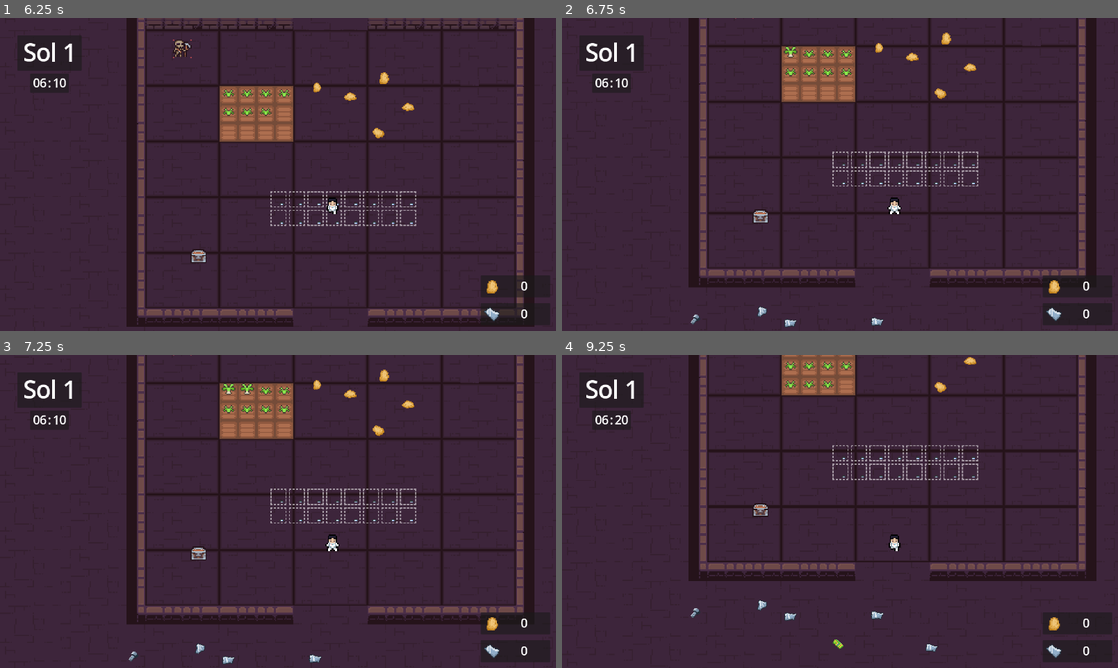
Above: before the commit, frames 1-4 (two rows, left to right).
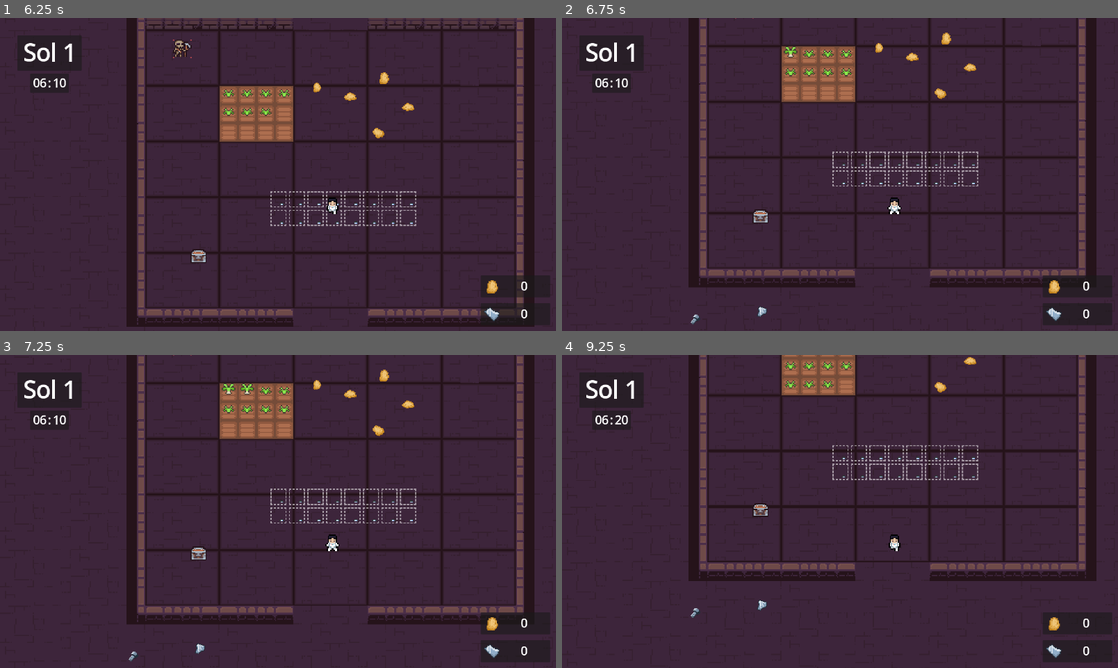
Above: after the commit, the same moments.

Repository: Saj-Hoque/MissionSpud
Game: Godot game, scene res://Menu/menu.tscn
The game is run twice, just before and just after one commit, with the same random seed, the same clock (stepped at 60 frames per second) and the same inputs.
Inputs (mouse positions are in pixels of both pictures, inside the frame that each line leads up to):
- Up to frame 1 (6.25 s): click "Start" at 0.5 s; tap Enter at 1.25, 2.75, 5 s; drag from (250, 108) to (333, 105) at 1.27 s; tap Space at 2, 4.25, 5.75 s; drag from (266, 108) to (250, 237) at 2.02 s; move the mouse to (289, 108) at 2.77 s; hold D (right) 2.78-3.5 s; hold E (interact) 2.78-3.5 s; click (289, 108) at 2.92 s; drag from (294, 108) to (111, 127) at 3.52 s; drag from (227, 124) to (305, 174) at 4.27 s; drag from (244, 124) to (194, 96) at 5.02 s; move the mouse to (266, 124) at 5.77 s; hold S (down) from 5.78 s (still down); hold E (interact) from 5.78 s (still down); click (266, 124) at 5.92 s
- Up to frame 2 (6.75 s): release S (down) at 6.5 s; release E (interact) at 6.5 s; drag from (845, 83) to (728, 190) at 6.52 s
- Up to frame 3 (7.25 s): no input
- Up to frame 4 (9.25 s): drag from (789, 430) to (895, 442) at 7.27 s; drag from (806, 430) to (812, 574) at 8.02 s; move the mouse to (828, 430) at 8.77 s; hold S (down) from 8.78 s (still down); hold E (interact) from 8.78 s (still down); click (828, 430) at 8.92 s

Frame 1 is identical in both runs. In frame 2, less than 0.1% of the frame differs, in the area x 40-58%, y 95-99%; in frame 3, less than 0.1%; in frame 4, 0.2%, in the area x 40-68%, y 81-95%.

Commit message:
rename folders and assets

Diff:
--- a/Player/player.tscn
+++ b/Player/player.tscn
@@ -1,102 +1,102 @@
 [gd_scene load_steps=30 format=3 uid="uid://cwjgbr46fplpk"]
 
 [ext_resource type="Script" path="res://Player/player.gd" id="1_76ck6"]
-[ext_resource type="Texture2D" uid="uid://desaiymp8br2y" path="res://Player/spaceman_sprit.png" id="2_d0fjy"]
+[ext_resource type="Texture2D" uid="uid://desaiymp8br2y" path="res://Assets/Player/spaceman_sprite.png" id="3_ohn57"]
 
 [sub_resource type="AtlasTexture" id="AtlasTexture_q48k4"]
-atlas = ExtResource("2_d0fjy")
+atlas = ExtResource("3_ohn57")
 region = Rect2(0, 0, 32, 32)
 
 [sub_resource type="AtlasTexture" id="AtlasTexture_b3533"]
-atlas = ExtResource("2_d0fjy")
+atlas = ExtResource("3_ohn57")
 region = Rect2(32, 0, 32, 32)
 
 [sub_resource type="AtlasTexture" id="AtlasTexture_u3mwu"]
-atlas = ExtResource("2_d0fjy")
+atlas = ExtResource("3_ohn57")
 region = Rect2(64, 0, 32, 32)
 
 [sub_resource type="AtlasTexture" id="AtlasTexture_38ekn"]
-atlas = ExtResource("2_d0fjy")
+atlas = ExtResource("3_ohn57")
 region = Rect2(96, 0, 32, 32)
 
 [sub_resource type="AtlasTexture" id="AtlasTexture_v83lu"]
-atlas = ExtResource("2_d0fjy")
+atlas = ExtResource("3_ohn57")
 region = Rect2(0, 96, 32, 32)
 
 [sub_resource type="AtlasTexture" id="AtlasTexture_w82ut"]
-atlas = ExtResource("2_d0fjy")
+atlas = ExtResource("3_ohn57")
 region = Rect2(32, 96, 32, 32)
 
 [sub_resource type="AtlasTexture" id="AtlasTexture_hnjiq"]
-atlas = ExtResource("2_d0fjy")
+atlas = ExtResource("3_ohn57")
 region = Rect2(64, 96, 32, 32)
 
 [sub_resource type="AtlasTexture" id="AtlasTexture_rvy58"]
-atlas = ExtResource("2_d0fjy")
+atlas = ExtResource("3_ohn57")
 region = Rect2(96, 96, 32, 32)
 
 [sub_resource type="AtlasTexture" id="AtlasTexture_l4u8e"]
-atlas = ExtResource("2_d0fjy")
+atlas = ExtResource("3_ohn57")
 region = Rect2(0, 32, 32, 32)
 
 [sub_resource type="AtlasTexture" id="AtlasTexture_wb6o5"]
-atlas = ExtResource("2_d0fjy")
+atlas = ExtResource("3_ohn57")
 region = Rect2(32, 32, 32, 32)
 
 [sub_resource type="AtlasTexture" id="AtlasTexture_ua0yw"]
-atlas = ExtResource("2_d0fjy")
+atlas = ExtResource("3_ohn57")
 region = Rect2(64, 32, 32, 32)
 
 [sub_resource type="AtlasTexture" id="AtlasTexture_yp4qj"]
-atlas = ExtResource("2_d0fjy")
+atlas = ExtResource("3_ohn57")
 region = Rect2(96, 32, 32, 32)
 
 [sub_resource type="AtlasTexture" id="AtlasTexture_s0g6c"]
-atlas = ExtResource("2_d0fjy")
+atlas = ExtResource("3_ohn57")
 region = Rect2(0, 128, 32, 32)
 
 [sub_resource type="AtlasTexture" id="AtlasTexture_qhobp"]
-atlas = ExtResource("2_d0fjy")
+atlas = ExtResource("3_ohn57")
 region = Rect2(32, 128, 32, 32)
 
 [sub_resource type="AtlasTexture" id="AtlasTexture_4ekom"]
-atlas = ExtResource("2_d0fjy")
+atlas = ExtResource("3_ohn57")
 region = Rect2(64, 128, 32, 32)
 
 [sub_resource type="AtlasTexture" id="AtlasTexture_71r08"]
-atlas = ExtResource("2_d0fjy")
+atlas = ExtResource("3_ohn57")
 region = Rect2(96, 128, 32, 32)
 
 [sub_resource type="AtlasTexture" id="AtlasTexture_nqbkr"]
-atlas = ExtResource("2_d0fjy")
+atlas = ExtResource("3_ohn57")
 region = Rect2(0, 64, 32, 32)
 
 [sub_resource type="AtlasTexture" id="AtlasTexture_6avse"]
-atlas = ExtResource("2_d0fjy")
+atlas = ExtResource("3_ohn57")
 region = Rect2(32, 64, 32, 32)
 
 [sub_resource type="AtlasTexture" id="AtlasTexture_ksk0f"]
-atlas = ExtResource("2_d0fjy")
+atlas = ExtResource("3_ohn57")
 region = Rect2(64, 64, 32, 32)
 
 [sub_resource type="AtlasTexture" id="AtlasTexture_vavmw"]
-atlas = ExtResource("2_d0fjy")
+atlas = ExtResource("3_ohn57")
 region = Rect2(96, 64, 32, 32)
 
 [sub_resource type="AtlasTexture" id="AtlasTexture_gklq5"]
-atlas = ExtResource("2_d0fjy")
+atlas = ExtResource("3_ohn57")
 region = Rect2(0, 160, 32, 32)
 
 [sub_resource type="AtlasTexture" id="AtlasTexture_4otkr"]
-atlas = ExtResource("2_d0fjy")
+atlas = ExtResource("3_ohn57")
 region = Rect2(32, 160, 32, 32)
 
 [sub_resource type="AtlasTexture" id="AtlasTexture_33xqy"]
-atlas = ExtResource("2_d0fjy")
+atlas = ExtResource("3_ohn57")
 region = Rect2(64, 160, 32, 32)
 
 [sub_resource type="AtlasTexture" id="AtlasTexture_03tg6"]
-atlas = ExtResource("2_d0fjy")
+atlas = ExtResource("3_ohn57")
 region = Rect2(96, 160, 32, 32)
 
 [sub_resource type="SpriteFrames" id="SpriteFrames_yppwn"]
--- a/Resources/potato.tscn
+++ b/Resources/potato.tscn
@@ -1,9 +1,9 @@
 [gd_scene load_steps=8 format=3 uid="uid://cvw37g4bvtwas"]
 
 [ext_resource type="Script" path="res://Resources/potato.gd" id="1_14gri"]
-[ext_resource type="Texture2D" uid="uid://dxdnhlubw1igl" path="res://assets/Resources/Potato/potato1.png" id="2_87ycv"]
-[ext_resource type="Texture2D" uid="uid://bj4opvhpaxg1o" path="res://assets/Resources/Potato/potato2.png" id="3_3l67c"]
-[ext_resource type="Texture2D" uid="uid://2rec27tf5b3u" path="res://assets/Resources/Potato/potato3.png" id="4_wlrk6"]
+[ext_resource type="Texture2D" uid="uid://dxdnhlubw1igl" path="res://Assets/Resources/Potato/potato1.png" id="2_87ycv"]
+[ext_resource type="Texture2D" uid="uid://bj4opvhpaxg1o" path="res://Assets/Resources/Potato/potato2.png" id="3_3l67c"]
+[ext_resource type="Texture2D" uid="uid://2rec27tf5b3u" path="res://Assets/Resources/Potato/potato3.png" id="4_wlrk6"]
 
 [sub_resource type="CircleShape2D" id="CircleShape2D_tv0lm"]
 radius = 6.0
--- a/Resources/scrap.tscn
+++ b/Resources/scrap.tscn
@@ -1,12 +1,12 @@
 [gd_scene load_steps=11 format=3 uid="uid://dvxd414fn2c67"]
 
-[ext_resource type="Texture2D" uid="uid://b0umr7umgmxnd" path="res://assets/Resources/Scrap/scrap1.png" id="2_gr8b6"]
+[ext_resource type="Texture2D" uid="uid://b0umr7umgmxnd" path="res://Assets/Resources/Scrap/scrap1.png" id="2_gr8b6"]
 [ext_resource type="Script" path="res://Resources/scrap.gd" id="3_bolrs"]
-[ext_resource type="Texture2D" uid="uid://cb1kn1b1kqt5k" path="res://assets/Resources/Scrap/scrap2.png" id="3_bs3kb"]
-[ext_resource type="Texture2D" uid="uid://tev1rbu2wvxq" path="res://assets/Resources/Scrap/scrap3.png" id="4_pfupg"]
-[ext_resource type="Texture2D" uid="uid://cri30htj6hay0" path="res://assets/Resources/Scrap/scrap4.png" id="5_bnobk"]
-[ext_resource type="Texture2D" uid="uid://p5g2vh5133ne" path="res://assets/Resources/Scrap/scrap5.png" id="6_teq5n"]
-[ext_resource type="Texture2D" uid="uid://tafi788kdc3o" path="res://assets/Resources/Scrap/scrap6.png" id="7_248is"]
+[ext_resource type="Texture2D" uid="uid://cb1kn1b1kqt5k" path="res://Assets/Resources/Scrap/scrap2.png" id="3_bs3kb"]
+[ext_resource type="Texture2D" uid="uid://tev1rbu2wvxq" path="res://Assets/Resources/Scrap/scrap3.png" id="4_pfupg"]
+[ext_resource type="Texture2D" uid="uid://cri30htj6hay0" path="res://Assets/Resources/Scrap/scrap4.png" id="5_bnobk"]
+[ext_resource type="Texture2D" uid="uid://p5g2vh5133ne" path="res://Assets/Resources/Scrap/scrap5.png" id="6_teq5n"]
+[ext_resource type="Texture2D" uid="uid://tafi788kdc3o" path="res://Assets/Resources/Scrap/scrap6.png" id="7_248is"]
 
 [sub_resource type="CapsuleShape2D" id="CapsuleShape2D_ab2wq"]
 radius = 6.0
--- a/World/world.tscn
+++ b/World/world.tscn
@@ -1,14 +1,13 @@
-[gd_scene load_steps=22 format=3 uid="uid://6ry0faxenna3"]
+[gd_scene load_steps=21 format=3 uid="uid://6ry0faxenna3"]
 
 [ext_resource type="Script" path="res://World/world.gd" id="1_2hjtr"]
 [ext_resource type="Texture2D" uid="uid://c6r5s3ier17mg" path="res://2D Pixel Dungeon Asset Pack/character and tileset/Dungeon_Tileset.png" id="1_nikri"]
 [ext_resource type="PackedScene" uid="uid://cwjgbr46fplpk" path="res://Player/player.tscn" id="2_3crqb"]
 [ext_resource type="Script" path="res://UI/UI.gd" id="2_8kypo"]
-[ext_resource type="Texture2D" uid="uid://bj4opvhpaxg1o" path="res://assets/Resources/Potato/potato2.png" id="3_2aaxa"]
+[ext_resource type="Texture2D" uid="uid://bj4opvhpaxg1o" path="res://Assets/Resources/Potato/potato2.png" id="3_2aaxa"]
 [ext_resource type="PackedScene" uid="uid://c2w1y1o2ytso2" path="res://Planting/plot.tscn" id="4_x37oa"]
-[ext_resource type="Texture2D" uid="uid://b0umr7umgmxnd" path="res://assets/Resources/Scrap/scrap1.png" id="4_xjtuv"]
+[ext_resource type="Texture2D" uid="uid://b0umr7umgmxnd" path="res://Assets/Resources/Scrap/scrap1.png" id="4_xjtuv"]
 [ext_resource type="PackedScene" uid="uid://cvw37g4bvtwas" path="res://Resources/potato.tscn" id="6_1nlxy"]
-[ext_resource type="PackedScene" uid="uid://dvxd414fn2c67" path="res://Resources/scrap.tscn" id="6_wvjoc"]
 [ext_resource type="PackedScene" uid="uid://bhii6b55hb4fl" path="res://World_Objects/idle_area.tscn" id="9_tw5w8"]
 [ext_resource type="PackedScene" uid="uid://drf4le7he70xx" path="res://World_Objects/workbench.tscn" id="9_u78r3"]
 [ext_resource type="PackedScene" uid="uid://keeavkauuufy" path="res://Robots/Planter/planter.tscn" id="9_vrajd"]
@@ -558,18 +557,6 @@
 z_index = 3
 y_sort_enabled = true
 
-[node name="scrap" parent="scraps" instance=ExtResource("6_wvjoc")]
-position = Vector2(81, 295)
-
-[node name="scrap2" parent="scraps" instance=ExtResource("6_wvjoc")]
-position = Vector2(115, 270)
-
-[node name="scrap3" parent="scraps" instance=ExtResource("6_wvjoc")]
-position = Vector2(40, 271)
-
-[node name="scrap4" parent="scraps" instance=ExtResource("6_wvjoc")]
-position = Vector2(162, 298)
-
 [node name="workbench" parent="." instance=ExtResource("9_u78r3")]
 z_index = 4
 y_sort_enabled = true
--- a/World_Objects/idle_dock.tscn
+++ b/World_Objects/idle_dock.tscn
@@ -1,10 +1,10 @@
 [gd_scene load_steps=7 format=3 uid="uid://cj5teyjk48mxi"]
 
-[ext_resource type="Texture2D" uid="uid://c3mhiscests3k" path="res://assets/idle_area/blue_light.png" id="1_4qlm6"]
+[ext_resource type="Texture2D" uid="uid://c3mhiscests3k" path="res://Assets/Idle_Area/blue_light.png" id="1_4qlm6"]
 [ext_resource type="Script" path="res://World_Objects/idle_dock.gd" id="1_apsi4"]
-[ext_resource type="Texture2D" uid="uid://byusp04m5vkc8" path="res://assets/idle_area/green_light.png" id="2_dtpss"]
-[ext_resource type="Texture2D" uid="uid://b840gbxmucqxm" path="res://assets/idle_area/robot_dock.png" id="2_e3ic8"]
-[ext_resource type="Texture2D" uid="uid://cqsspbob272h3" path="res://assets/idle_area/red_light.png" id="3_tjfpx"]
+[ext_resource type="Texture2D" uid="uid://byusp04m5vkc8" path="res://Assets/Idle_Area/green_light.png" id="2_dtpss"]
+[ext_resource type="Texture2D" uid="uid://b840gbxmucqxm" path="res://Assets/Idle_Area/robot_dock.png" id="2_e3ic8"]
+[ext_resource type="Texture2D" uid="uid://cqsspbob272h3" path="res://Assets/Idle_Area/red_light.png" id="3_tjfpx"]
 
 [sub_resource type="SpriteFrames" id="SpriteFrames_dkyx1"]
 animations = [{
Renamed: Player/spaceman_sprit.png -> assets/Player/spaceman_sprite.png
Not shown, changed: assets/Player/spaceman_sprite.png.import
Not shown, changed: assets/Resources/Potato/potato1.png.import
Not shown, changed: assets/Resources/Potato/potato2.png.import
Not shown, changed: assets/Resources/Potato/potato3.png.import
Not shown, changed: assets/Resources/Scrap/scrap1.png.import
Not shown, changed: assets/Resources/Scrap/scrap2.png.import
Not shown, changed: assets/Resources/Scrap/scrap3.png.import
Not shown, changed: assets/Resources/Scrap/scrap4.png.import
Not shown, changed: assets/Resources/Scrap/scrap5.png.import
Binary file added: assets/Tiles/tilemap.png
Not shown, changed: assets/Tiles/tilemap.png.import
(and 5 more such lines)
